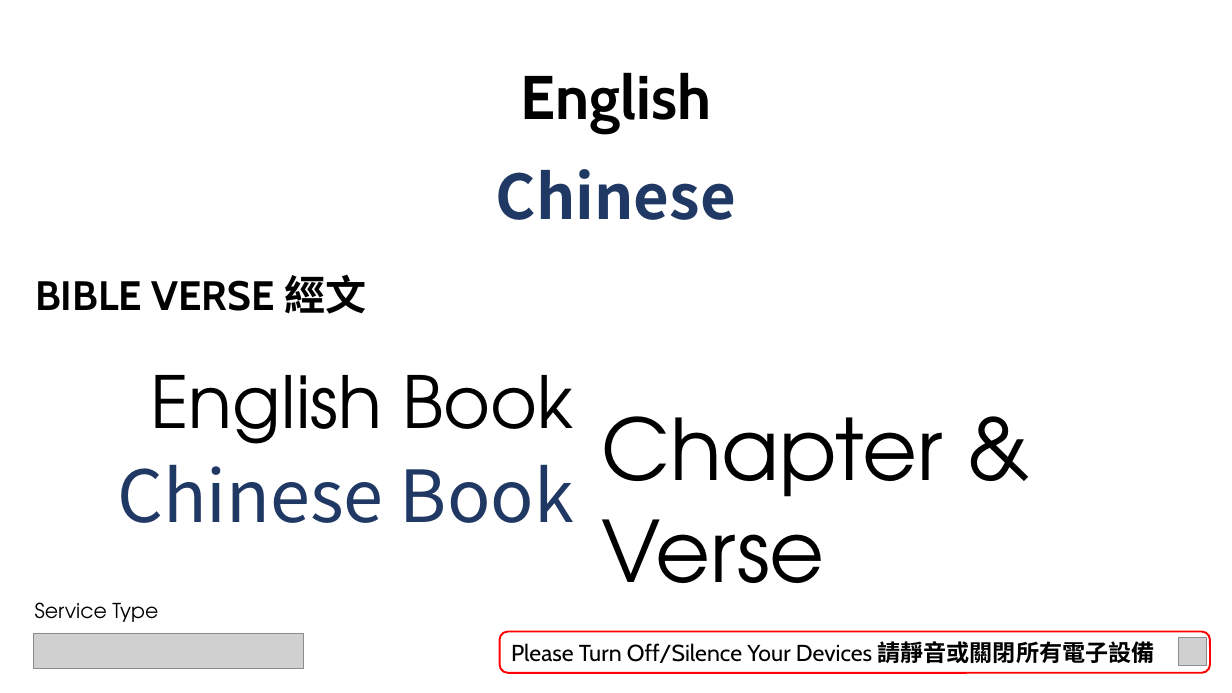
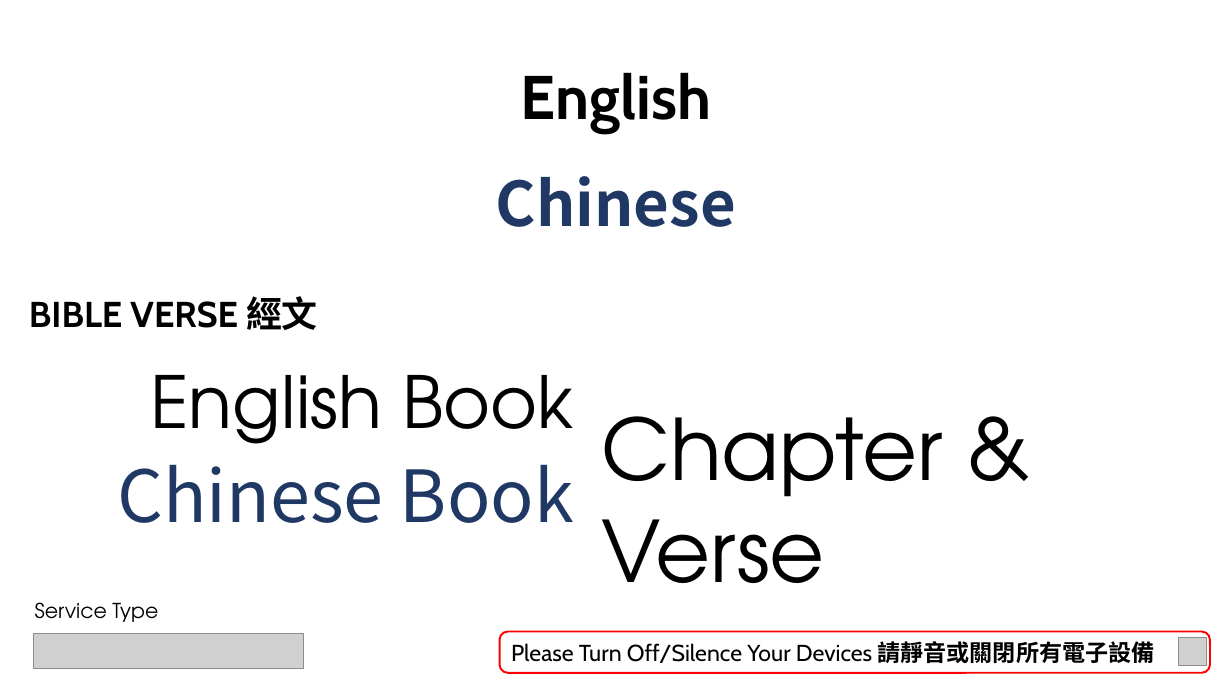
Before and after one commit to calebchanwy/tjc-powerpoint, a slide deck: slide 4 of TJCPowerPoint/Resources/ServiceWidescreen.pptx. Drawn at 1232x693 pixels with LibreOffice and Linux fonts; fonts in the diff are those of the drawing; grey boxes stand for pictures; background and template pictures are left out. Boxes give left, top, right and bottom in pixels: in the first picture for what was removed or moved away, otherwise in the second. Text is boxed around its words. In the diff, an @@ line names an element or a change of style, - is before the commit and + after.

```diff
--- a/TJCPowerPoint/Resources/ServiceWidescreen.pptx
+++ b/TJCPowerPoint/Resources/ServiceWidescreen.pptx
@@ text "Chinese": place and size @@
-text "Chinese" at (496, 169, 736, 220)
+text "Chinese" at (496, 176, 736, 227)
@@ text "BIBLE VERSE 經文": place and size @@
-text "BIBLE VERSE 經文" at (35, 275, 366, 314)
+text "BIBLE VERSE 經文" at (29, 296, 318, 330)
@@ text "BIBLE VERSE 經文" at (29, 296, 318, 330): size 32 to 28 pt; less space between paragraphs; vertical alignment top to middle @@
```
Also in this commit, not shown: 4 other slides changed, 14 other files.
